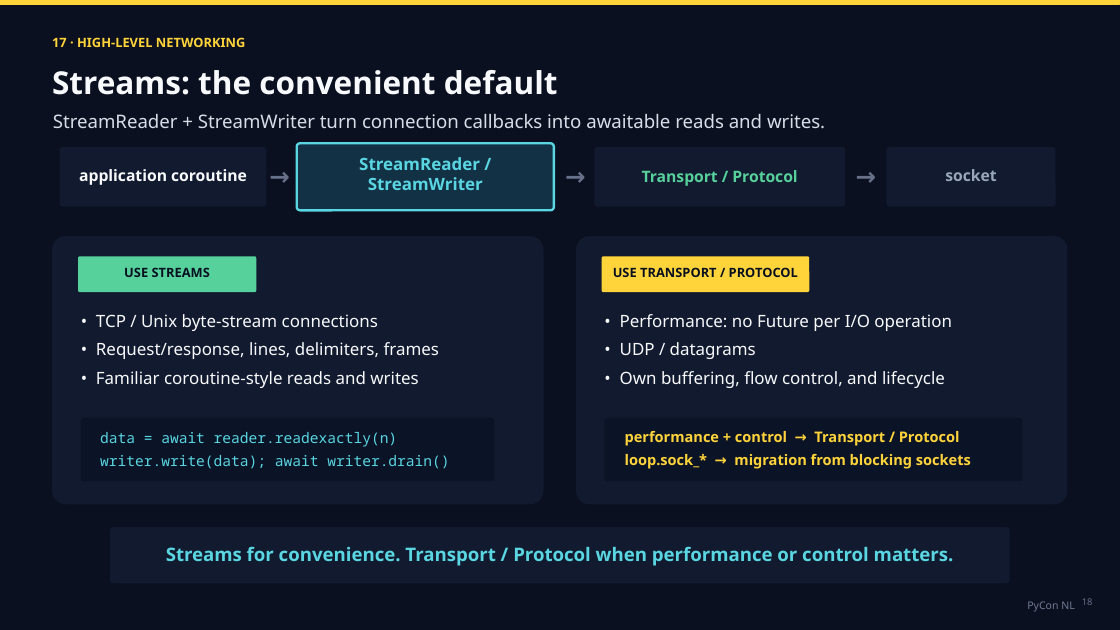
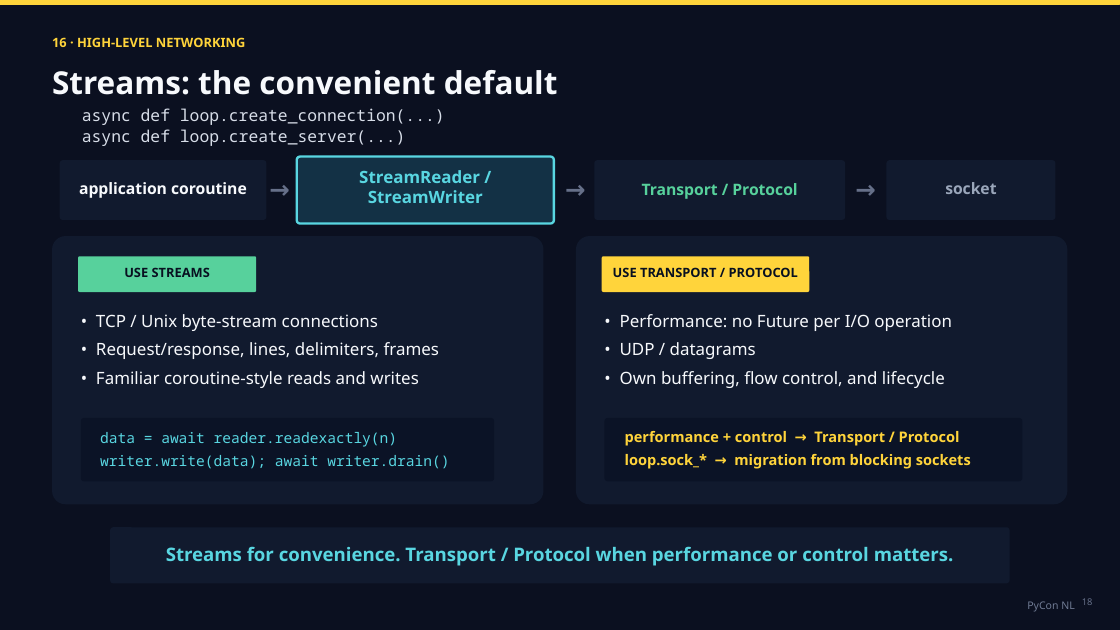
Before and after one commit to tarasko/eduloop, a slide deck: slide 19 of slides/TarasKozlov_AsyncioLoop.pptx (slide 23 before the commit). Drawn at 1120x630 pixels with LibreOffice and Linux fonts; fonts in the diff are those of the drawing. Boxes give left, top, right and bottom in pixels: in the first picture for what was removed or moved away, otherwise in the second. Text is boxed around its words. In the diff, an @@ line names an element or a change of style, - is before the commit and + after.

```diff
--- a/slides/TarasKozlov_AsyncioLoop.pptx
+++ b/slides/TarasKozlov_AsyncioLoop.pptx
@@ text at bbox=[52, 37, 245, 47]: text changed @@
-17 · HIGH-LEVEL NETWORKING
+16 · HIGH-LEVEL NETWORKING
@@ text removed at bbox=[53, 114, 825, 129] @@
-StreamReader + StreamWriter turn connection callbacks into awaitable reads and writes.
@@ text added at bbox=[82, 108, 445, 146], 14 pt, text #D7DDE8 @@
+async def loop.create_connection(...)
+async def loop.create_server(...)
@@ 2 texts, 1 rounded rectangle: place and size @@
-2 texts, 1 rounded rectangle at bbox=[79, 144, 996, 211]
+2 texts, 1 rounded rectangle at bbox=[79, 156, 996, 223]
@@ 5 texts, 3 rounded rectangles: place and size @@
-5 texts, 3 rounded rectangles at bbox=[60, 147, 1055, 207]
+5 texts, 3 rounded rectangles at bbox=[60, 160, 1055, 220]
```
Also in this commit, not shown: 9 other slides changed, 4 slides removed.
